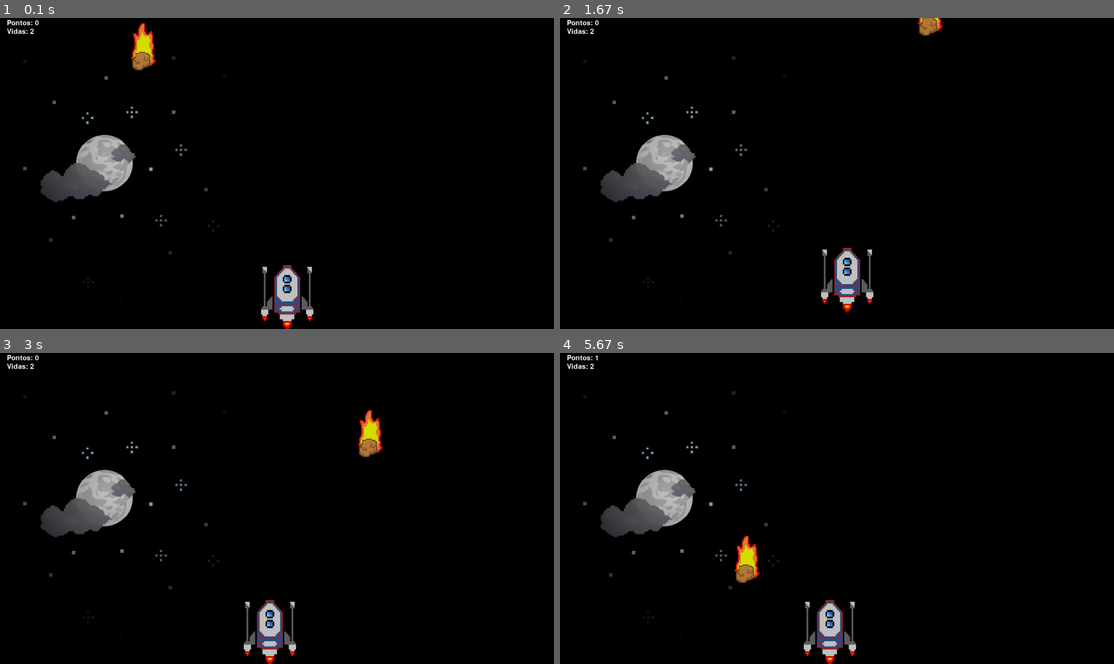
Above: before the commit, frames 1-4 (two rows, left to right).
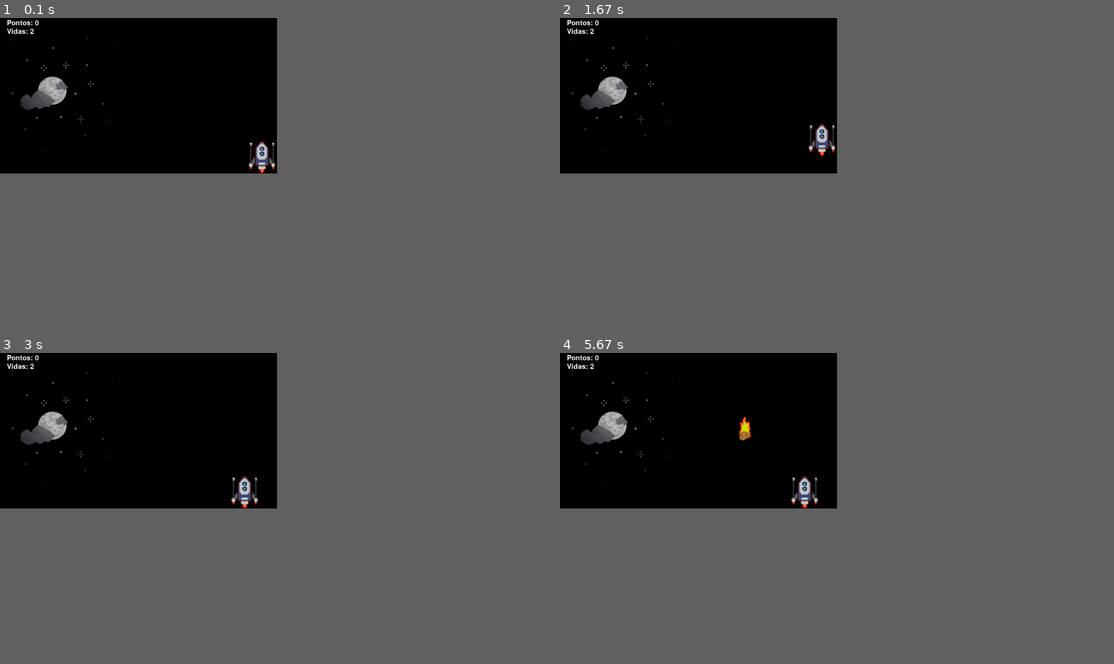
Above: after the commit, the same moments.

Repository: leonardo-walker/PYGAME
Game: pygame game, started from jogo.py
The game is run twice, just before and just after one commit, with the same random seed, the same clock (stepped at 60 frames per second) and the same inputs.
Inputs:
- Up to frame 1 (0.1 s): no input
- Up to frame 2 (1.67 s): tap Enter at 0.33 s; hold Up 1.17-1.63 s
- Up to frame 3 (3 s): hold Left 2.17-2.7 s; hold Down from 2.73 s (still down); hold S from 2.73 s (still down)
- Up to frame 4 (5.67 s): release Down at 3.03 s; release S at 3.03 s; hold Left 3.07-3.47 s; hold A 3.07-3.47 s; hold Up 3.5-3.87 s; hold W 3.5-3.87 s; hold Right 3.9-4.53 s; hold D 3.9-4.53 s; hold Down 4.57-4.93 s; hold S 4.57-4.93 s; hold Left 4.97-5.43 s; hold A 4.97-5.43 s; hold Right from 5.47 s (still down); hold D from 5.47 s (still down)
In our replay, the window is 900x506 before the commit and 450x253 after it. These sizes can differ from the game's own. Grey fills any space a smaller window leaves; there, only what the larger window draws over its background counts as a difference.

The runs differ from the first frame. In frame 1, 4.8% of the frame differs, in the area x 2-57%, y 1-100%; in frame 2, 4.5%; in frame 3, 4.8%; in frame 4, 4.9%, in the area x 2-54%, y 0-100%.

Commit message:
'proporcao'

Diff:
--- a/jogo.py
+++ b/jogo.py
@@ -3,8 +3,8 @@
 
 pygame.init()
 
-display_largura = 1600
-display_altura = 900
+display_largura = 800
+display_altura = 450
 tamanho_tela=(display_largura, display_altura)
 
 
@@ -21,16 +21,17 @@
 white = (255, 255, 255)
 
 background = pygame.image.load("resources/bg.jpg")
+background = pygame.transform.scale(background, (800, 450))
 
 def perdeu(pontos):
     gameDisplay.blit(background, (0,0))
     pygame.mixer.music.stop()
     fonte = pygame.font.Font("freesansbold.ttf", 100)
     texto = fonte.render("Pontos: "+str(pontos), True, white)
-    gameDisplay.blit(texto, (575, 350))
+    gameDisplay.blit(texto, (287, 125))
     fonteContinue = pygame.font.Font("freesansbold.ttf", 30)
     textoContinue = fonteContinue.render("Press enter to restart...", True, white)
-    gameDisplay.blit(textoContinue, (625,500))
+    gameDisplay.blit(textoContinue, (312,250))
 
     pygameDisplay.update()
 
@@ -38,7 +39,7 @@
     gameplay = True
     movimentoXMeteoro = movimentoX = random.randrange(0, display_largura)
     movimentoYMeteoro = -185
-    velocidade = 50
+    velocidade = 10
     direcao = True
     posicaoXNave = 740
     posicaoYNave = 750
@@ -47,13 +48,13 @@
     pontos = 0
     pontosMorrer = 2
     meteoro = pygame.image.load("resources/meteoro.png")
-    meteoro = pygame.transform.scale(meteoro, (72, 136))
+    meteoro = pygame.transform.scale(meteoro, (36, 68))
     nave = pygame.image.load("resources/nave.png")
-    nave = pygame.transform.scale(nave, (177, 191))
-    larguraNave = 177
-    alturaNave = 191
-    larguraMeteoro = 72
-    alturaMeteoro = 136
+    nave = pygame.transform.scale(nave, (88, 95))
+    larguraNave = 88
+    alturaNave = 95
+    larguraMeteoro = 36
+    alturaMeteoro = 68
     velocidadeNave = 50
 
     while True:
@@ -98,7 +99,7 @@
 
 
                 if direcao == True:
-                    if movimentoYMeteoro < 900 :
+                    if movimentoYMeteoro < 450 :
                         movimentoYMeteoro = movimentoYMeteoro + velocidade
 
 
